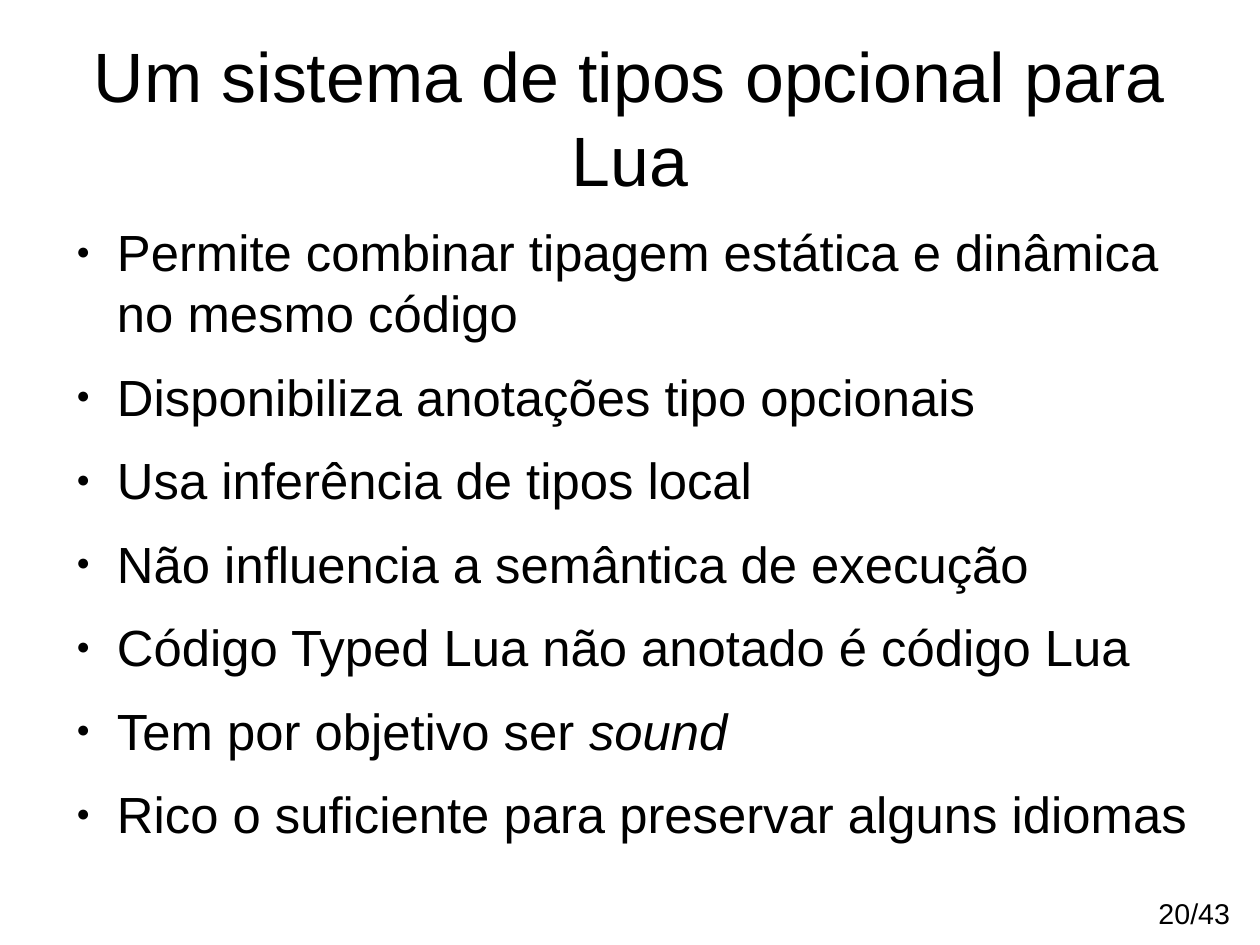
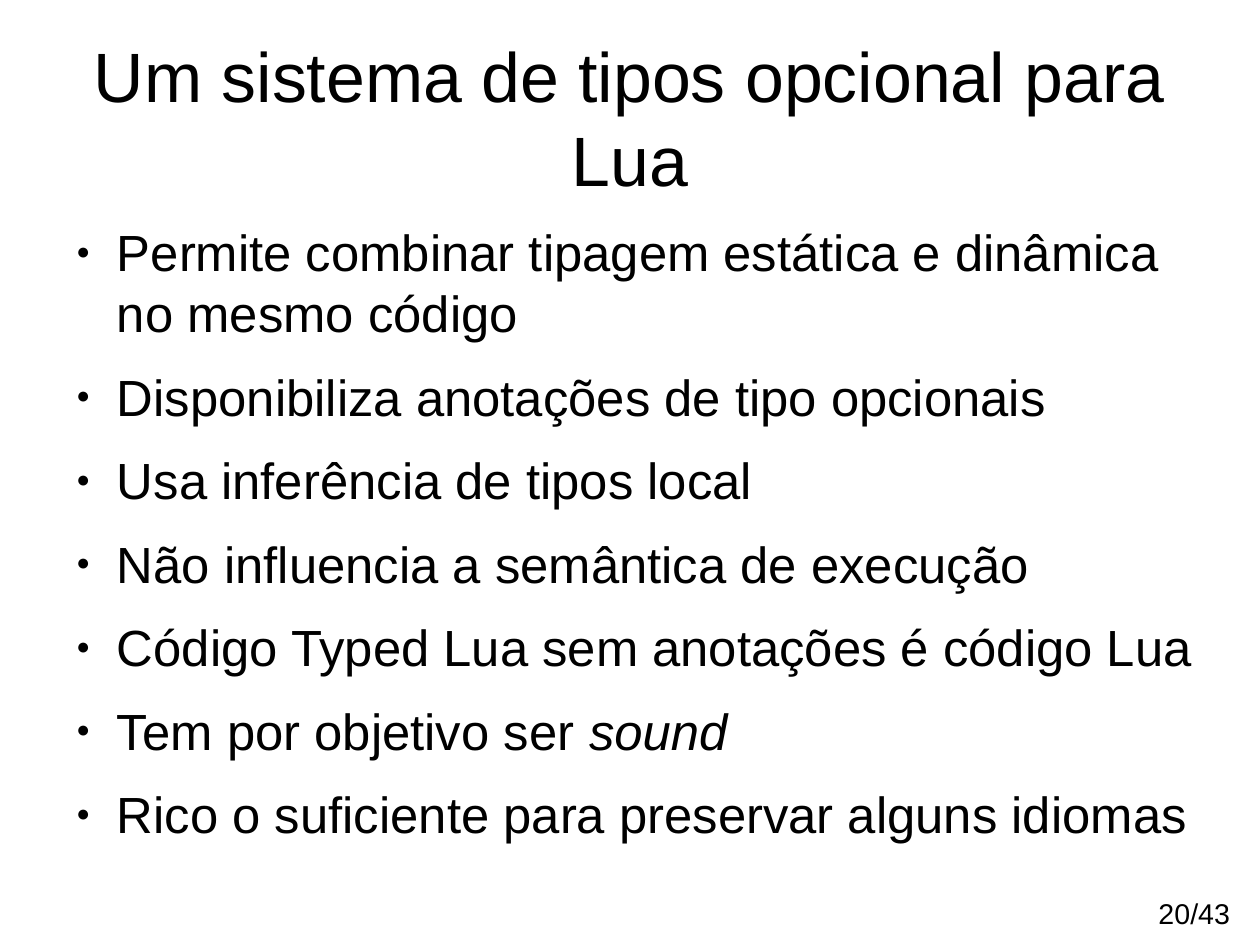
Before and after one commit to andremm/typedlua, a slide deck: slide 20 of doc/slides/sfdcwb2014.odp. Drawn at 1260x945 pixels with LibreOffice and Linux fonts; fonts in the diff are those of the drawing. Boxes give left, top, right and bottom in pixels: in the first picture for what was removed or moved away, otherwise in the second. Text is boxed around its words. In the diff, an @@ line names an element or a change of style, - is before the commit and + after.

```diff
--- a/doc/slides/sfdcwb2014.odp
+++ b/doc/slides/sfdcwb2014.odp
@@ text at <box>117,379,1046,426</box>: text changed @@
-● Disponibiliza anotações tipo opcionais
+● Disponibiliza anotações de tipo opcionais
@@ text at <box>117,628,1192,677</box>: text changed @@
-● Código Typed Lua não anotado é código Lua
+● Código Typed Lua sem anotações é código Lua
```
Also in this commit, not shown: 3 other slides changed.
